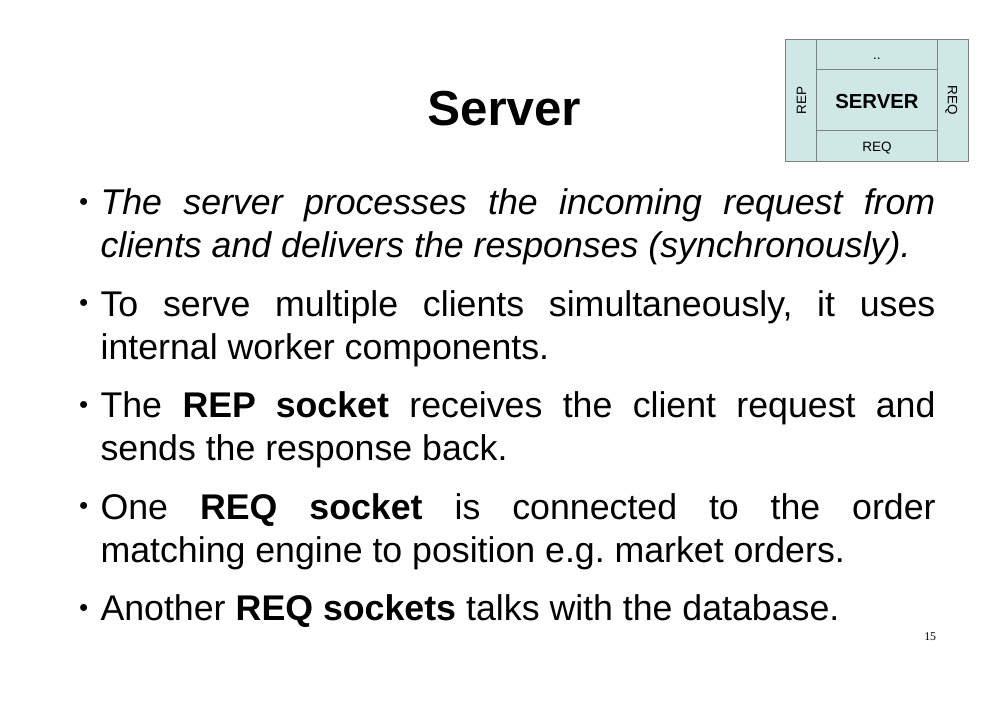
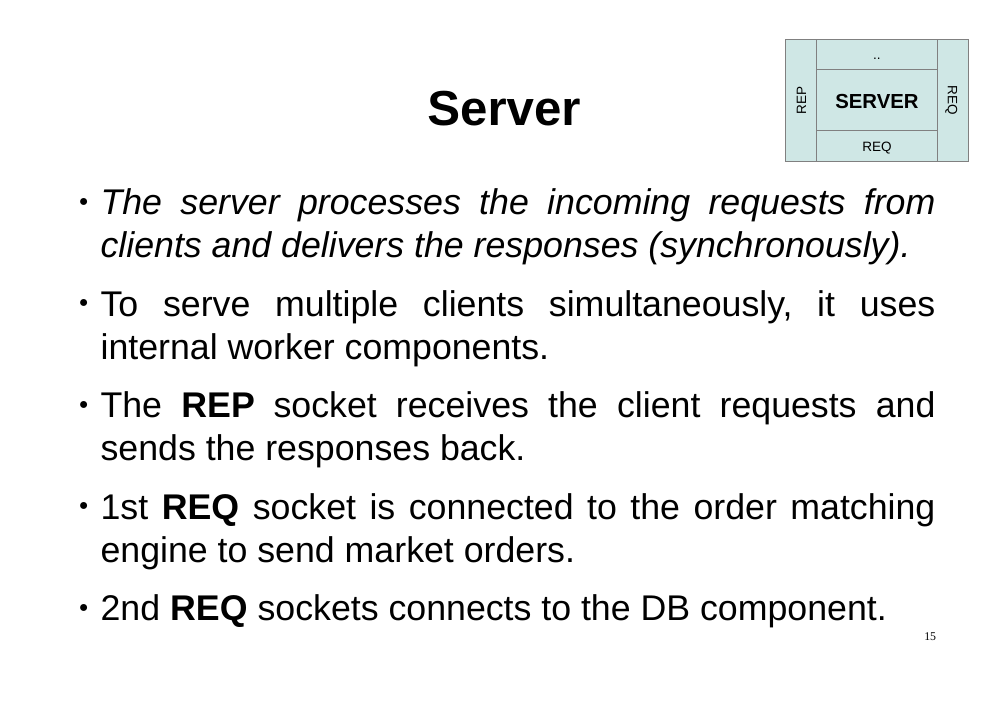
Before and after one commit to hsk81/fx-zero, a slide deck: slide 15 of doc/presentation/fx-zero.odp. Drawn at 1008x712 pixels with LibreOffice and Linux fonts; fonts in the diff are those of the drawing. Boxes give left, top, right and bottom in pixels: in the first picture for what was removed or moved away, otherwise in the second. Text is boxed around its words. In the diff, an @@ line names an element or a change of style, - is before the commit and + after.

Commit message:
Have added a details description and UI sketch of the client.

```diff
--- a/doc/presentation/fx-zero.odp
+++ b/doc/presentation/fx-zero.odp
@@ text at box(101, 188, 935, 264): text changed @@
-● The server processes the incoming request from clients and delivers the responses (synchronously).
+● The server processes the incoming requests from clients and delivers the responses (synchronously).
@@ text at box(101, 391, 936, 628): text changed @@
-● The REP socket receives the client request and sends the response back.
-● One REQ socket is connected to the order matching engine to position e.g. market orders.
-● Another REQ sockets talks with the database.
+● The REP socket receives the client requests and sends the responses back.
+● 1st REQ socket is connected to the order matching engine to send market orders.
+● 2nd REQ sockets connects to the DB component.
```
Also in this commit, not shown: 10 other slides changed, 3 slides added, 1 slide removed, 8 other files.
